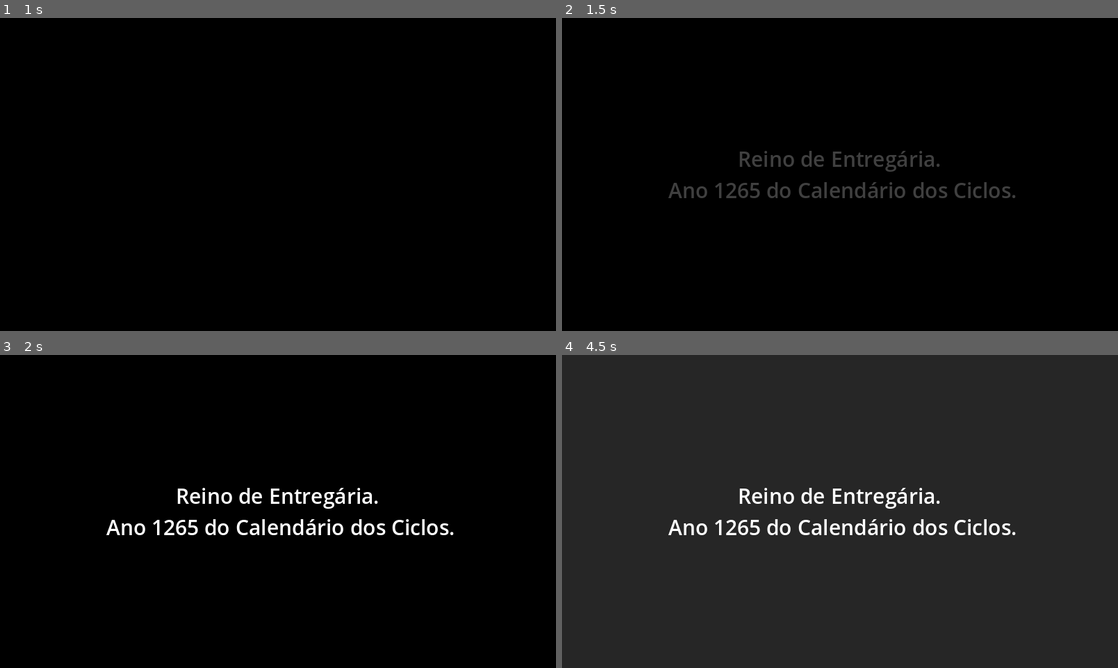
Above: before the commit, frames 1-4 (two rows, left to right).
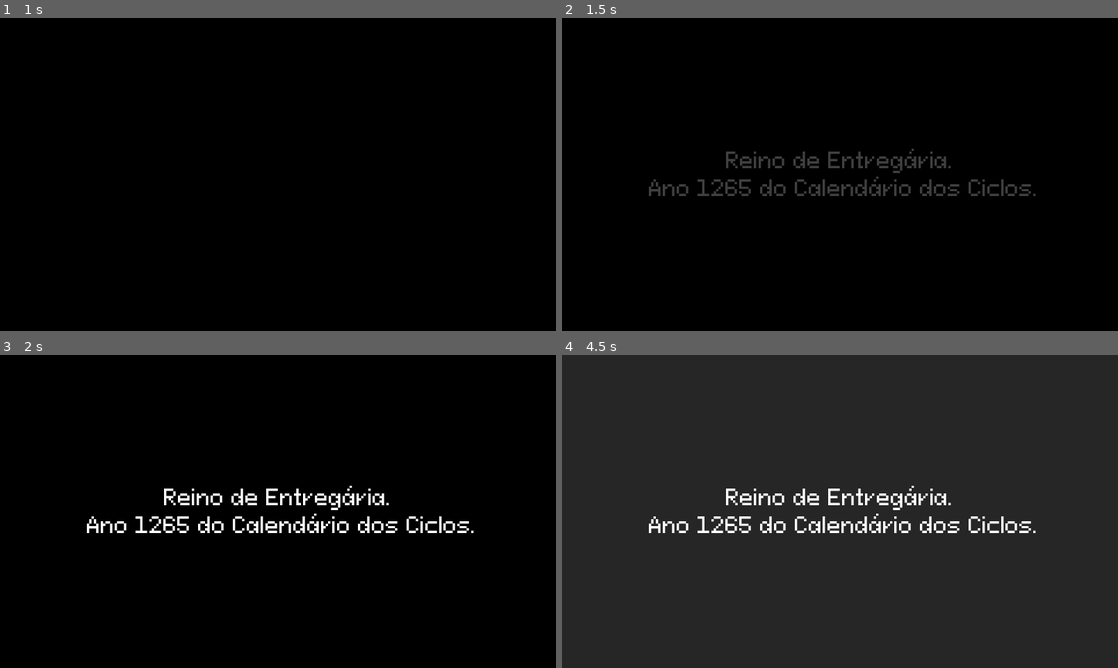
Above: after the commit, the same moments.

Repository: JulioDomanski/TCC
Game: Godot game, scene res://scenes/Intro.tscn
Same seed, same stepped clock (60 frames per second), same inputs: the game is played once before the commit and once after it.
Inputs (mouse positions are in pixels of both pictures, inside the frame that each line leads up to):
- Up to frame 1 (1 s): click (5, 21) at 0.5 s
- Up to frame 2 (1.5 s): tap Enter at 1.25 s; move the mouse to (962, 158) at 1.27 s; click (962, 158) at 1.42 s
- Up to frame 3 (2 s): no input
- Up to frame 4 (4.5 s): drag from (728, 527) to (812, 574) at 2.02 s; tap Space at 2.75 s; move the mouse to (895, 442) at 2.77 s; click (895, 442) at 2.92 s; tap Enter at 3.5 s; drag from (812, 574) to (673, 464) at 3.52 s; move the mouse to (1006, 558) at 4.27 s; click (1006, 558) at 4.42 s

Frame 1 is identical in both runs. In frame 2, 2.6% of the frame differs, in the area x 15-86%, y 41-58%; in frame 3, 3.1%; in frame 4, 3.1%.

Commit message:
feature: finalziadosumario no final do capt 1 e porcentagem de acertos

Diff:
--- a/project.godot
+++ b/project.godot
@@ -27,6 +27,7 @@
 
 [gui]
 
+theme/custom_font="uid://tnnwtauej0yc"
 common/drop_mouse_on_gui_input_disabled=true
 
 [physics]
--- a/scripts/Main.gd
+++ b/scripts/Main.gd
@@ -11,6 +11,8 @@
 var showing_feedback = false
 var first_card = true
 var is_tutorial_busy := false
+var chapter_one_correct_answers = 0
+var chapter_one_total_questions = 0
 
 @onready var vbox_label_tutorial : VBoxContainer
 
@@ -179,15 +181,16 @@
 	return current_card.card_discarded
 
 func _on_card_discarded(direction, card_data):
-
-
-
-
 	if showing_feedback:
-
 		showing_feedback = false
 		spawn_new_card()
 		return
+	chapter_one_total_questions += 1
+	if direction == cards_data[card_id]["correct_answer"]:
+		chapter_one_correct_answers += 1
+		print("Resposta CORRETA!")
+	else:
+		print("Resposta incorreta.")
 
 	print(cards_data[card_id][direction+"_effects"])
 	set_points(pontosMoral,direction,"moral")
@@ -195,12 +198,7 @@
 	set_points(pontosProgresso,direction,"progress")
 	set_points(pontosTempo,direction,"time")
 	set_points(pontosConfianca,direction,"trust")
-
 	print("Carta descartada: ", direction)
-
-
-
-
 
 	await show_feedback_card(card_data,direction)
 	print(is_game_over())
@@ -211,17 +209,18 @@
 
 
 func show_summary():
+	var percentage = 0
+	if chapter_one_total_questions > 0:
+		percentage = int(round(float(chapter_one_correct_answers) / chapter_one_total_questions * 100))
+
+	var base_summary_text = """📜 Fim do Capítulo 1 📜\n\nParabéns, Majestade! Você usou a sabedoria para transformar o caos em ordem, provando o poder da **Agilidade**.\n\n**Neste capítulo, você aprendeu a:**\n\n- **Adaptar-se** com ciclos curtos, em vez de seguir planos cegamente.\n\n- **Confiar** em sua equipe para se auto-organizar e colaborar.\n\n- **Priorizar** o que gera mais valor para o reino e seus súditos.\n\n- **Refletir** após cada fase para melhorar continuamente.\n\nPrepare-se! O próximo capítulo exigirá ainda mais de sua liderança Ágil."""
+
+	var percentage_text = "\n\nSua performance neste capítulo:\nVocê acertou %d%% das decisões!" % percentage
+
+	var final_text = base_summary_text + percentage_text
+
 	var summary_instance = SummaryScene.instantiate()
-	summary_instance.texto_summary = """
-	📜 Fim do Capítulo 1 📜
-
-	Você aprendeu:
-	- A importância de tomar decisões equilibradas.
-	- Que cada escolha afeta os recursos, moral e progresso.
-	- Que o tempo e a confiança são recursos tão importantes quanto ouro.
-
-	Prepare-se para os desafios do próximo capítulo!
-	"""
+	summary_instance.texto_summary = final_text
 	add_child(summary_instance)
 	summary_instance.popup_centered()
 
--- a/scripts/Summary.gd
+++ b/scripts/Summary.gd
@@ -1,22 +1,15 @@
 extends PopupPanel
 
-# Propriedade para receber o texto de fora
 @export var texto_summary: String = "Sumário padrão"
 
-# Referências para os nós da cena
 @onready var margin_container = $MarginContainer
 @onready var vbox_container = $MarginContainer/VBoxContainer
 @onready var label_summary = $MarginContainer/VBoxContainer/RichTextLabel
 @onready var button_continue = $MarginContainer/VBoxContainer/Button
 
 func _ready():
-	# --- INÍCIO DA ESTILIZAÇÃO COMPLETA VIA CÓDIGO ---
-
-	# 1. CARREGANDO RECURSOS (A FONTE)
-	# Troque "sua_fonte_pixel.ttf" pelo nome do seu arquivo de fonte!
 	var fonte_pixel = load("res://assets/font/PixeloidSans-mLxMm.ttf")
 
-	# 2. CONFIGURANDO O LAYOUT (TAMANHO, MARGENS E ESPAÇAMENTO)
 	self.min_size = Vector2(500, 450) # Um tamanho bom para começar
 	margin_container.add_theme_constant_override("margin_left", 20)
 	margin_container.add_theme_constant_override("margin_right", 20)
@@ -24,7 +17,6 @@
 	margin_container.add_theme_constant_override("margin_bottom", 20)
 	vbox_container.add_theme_constant_override("separation", 15)
 
-	# 3. ESTILIZANDO O PAINEL PRINCIPAL (FUNDO)
 	var estilo_painel = StyleBoxFlat.new()
 	estilo_painel.bg_color = Color("#3B3029")
 	estilo_painel.border_width_left = 2
@@ -40,18 +32,16 @@
 	estilo_painel.shadow_color = Color(0, 0, 0, 0.25)
 	add_theme_stylebox_override("panel", estilo_painel)
 
-	# 4. ESTILIZANDO O TEXTO (LABEL)
-	label_summary.bbcode_enabled = true # Habilita tags como [center]
+
+	label_summary.bbcode_enabled = true
 	label_summary.add_theme_font_override("normal_font", fonte_pixel)
 	label_summary.add_theme_font_size_override("normal_font_size", 18)
-	label_summary.add_theme_color_override("default_color", Color.WHITE) # Cor padrão do texto
+	label_summary.add_theme_color_override("default_color", Color.WHITE)
 	label_summary.add_theme_constant_override("line_separation", 8)
 
-	# 5. ESTILIZANDO O BOTÃO (TODOS OS ESTADOS)
 	button_continue.add_theme_font_override("font", fonte_pixel)
 	button_continue.add_theme_font_size_override("font_size", 16)
 
-	# Estilo do botão Normal
 	var estilo_botao_normal = StyleBoxFlat.new()
 	estilo_botao_normal.bg_color = Color("#5C4A3E") # Marrom mais claro
 	estilo_botao_normal.corner_radius_top_left = 5
@@ -60,27 +50,24 @@
 	estilo_botao_normal.corner_radius_bottom_right = 5
 	button_continue.add_theme_stylebox_override("normal", estilo_botao_normal)
 
-	# Estilo do botão com mouse em cima (Hover)
 	var estilo_botao_hover = StyleBoxFlat.new()
-	estilo_botao_hover.bg_color = Color("#7D6B5D") # Um pouco mais claro
+	estilo_botao_hover.bg_color = Color("#7D6B5D")
 	estilo_botao_hover.corner_radius_top_left = 5
 	estilo_botao_hover.corner_radius_top_right = 5
 	estilo_botao_hover.corner_radius_bottom_left = 5
 	estilo_botao_hover.corner_radius_bottom_right = 5
 	button_continue.add_theme_stylebox_override("hover", estilo_botao_hover)
 
-	# Estilo do botão pressionado (Pressed)
 	var estilo_botao_pressed = StyleBoxFlat.new()
-	estilo_botao_pressed.bg_color = Color("#4A3C31") # Um pouco mais escuro
+	estilo_botao_pressed.bg_color = Color("#4A3C31")
 	estilo_botao_pressed.corner_radius_top_left = 5
 	estilo_botao_pressed.corner_radius_top_right = 5
 	estilo_botao_pressed.corner_radius_bottom_left = 5
 	estilo_botao_pressed.corner_radius_bottom_right = 5
 	button_continue.add_theme_stylebox_override("pressed", estilo_botao_pressed)
 
-	# 6. DEFININDO O CONTEÚDO FINAL
 	button_continue.text = "Continuar"
-	label_summary.text = texto_summary # O [center] é opcional, pois o VBox pode centralizar
+	label_summary.text = texto_summary
 
 	# Conecta o sinal do botão
 	button_continue.pressed.connect(_on_continue_pressed)
